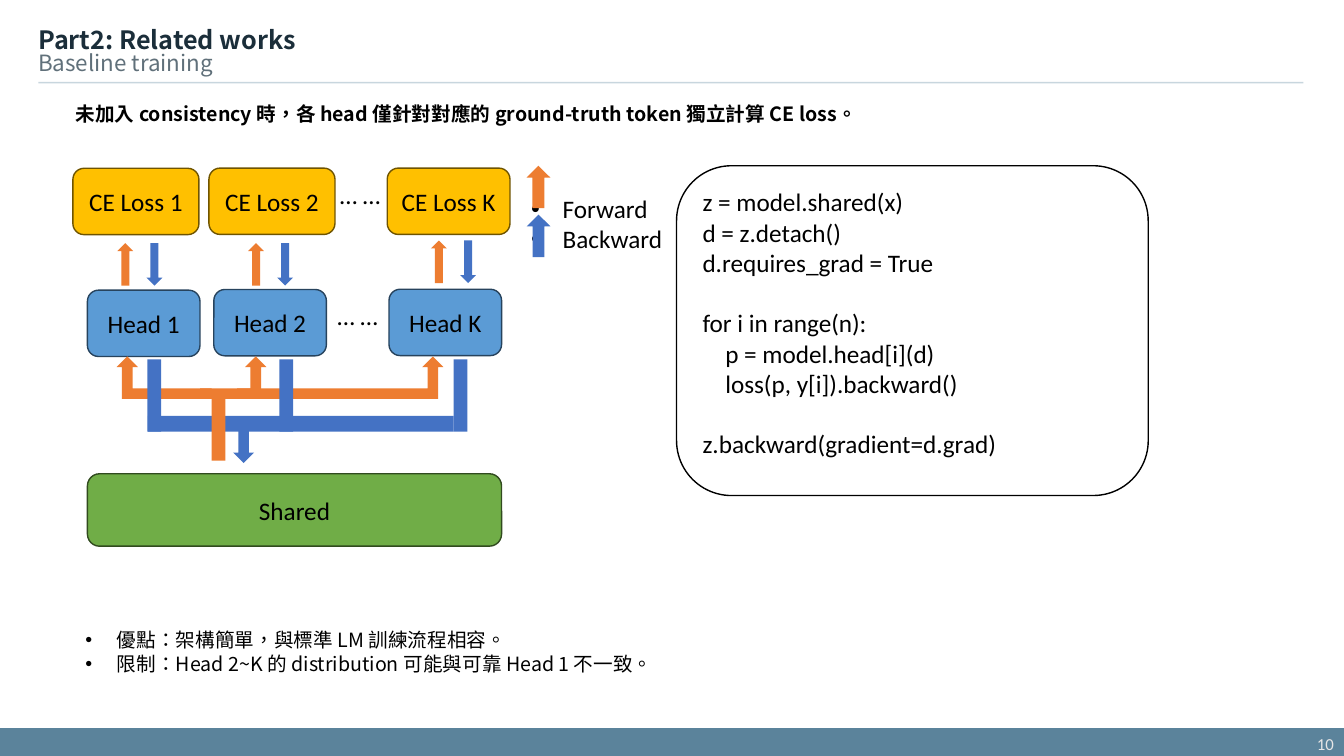
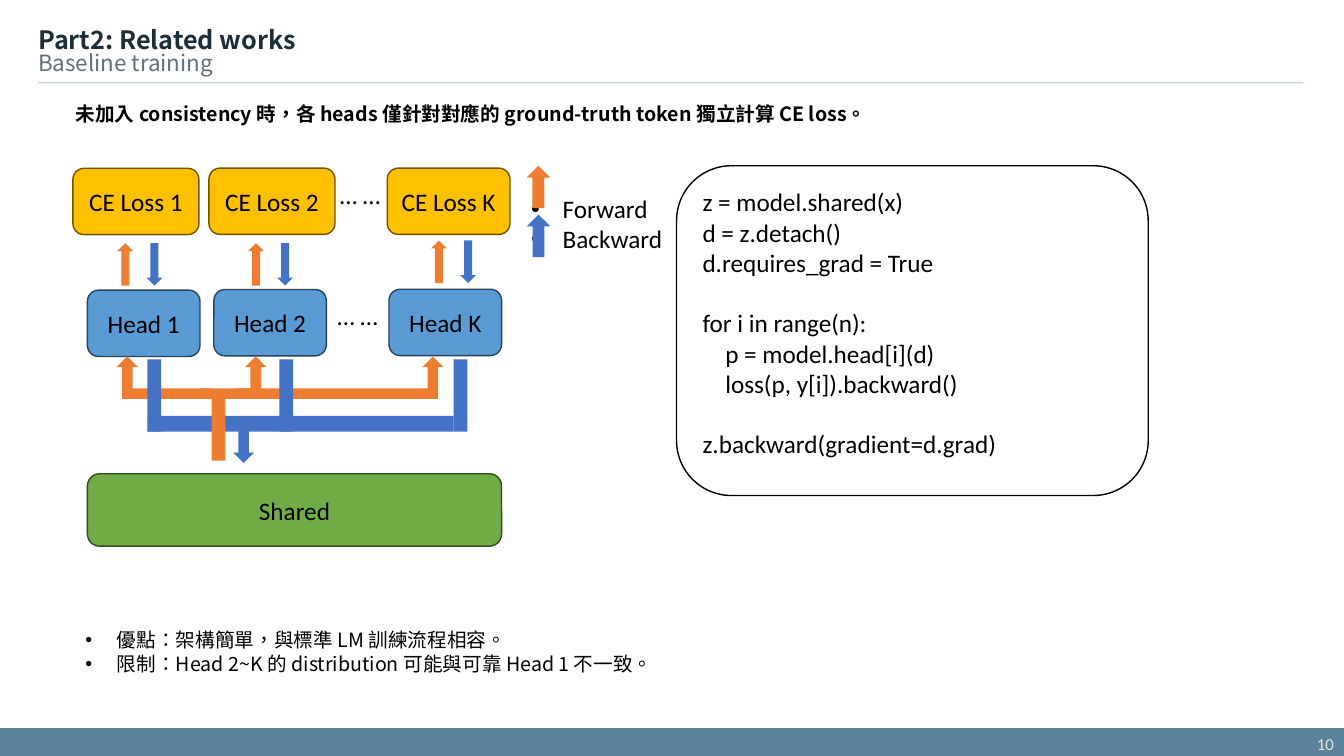
Before and after one commit to xdfg12456/llama-mtp, a slide deck: slide 10 of doc/mtp_with_consistency_method_v2.pptx. Drawn at 1344x756 pixels with LibreOffice and Linux fonts; fonts in the diff are those of the drawing. Boxes give left, top, right and bottom in pixels: in the first picture for what was removed or moved away, otherwise in the second. Text is boxed around its words. In the diff, an @@ line names an element or a change of style, - is before the commit and + after.

```diff
--- a/doc/mtp_with_consistency_method_v2.pptx
+++ b/doc/mtp_with_consistency_method_v2.pptx
@@ text at <box>76,104,867,126</box>: text changed @@
-未加入 consistency 時，各 head 僅針對對應的 ground-truth token 獨立計算 CE loss。
+未加入 consistency 時，各 heads 僅針對對應的 ground-truth token 獨立計算 CE loss。
```
Also in this commit, not shown: 6 other slides changed.
